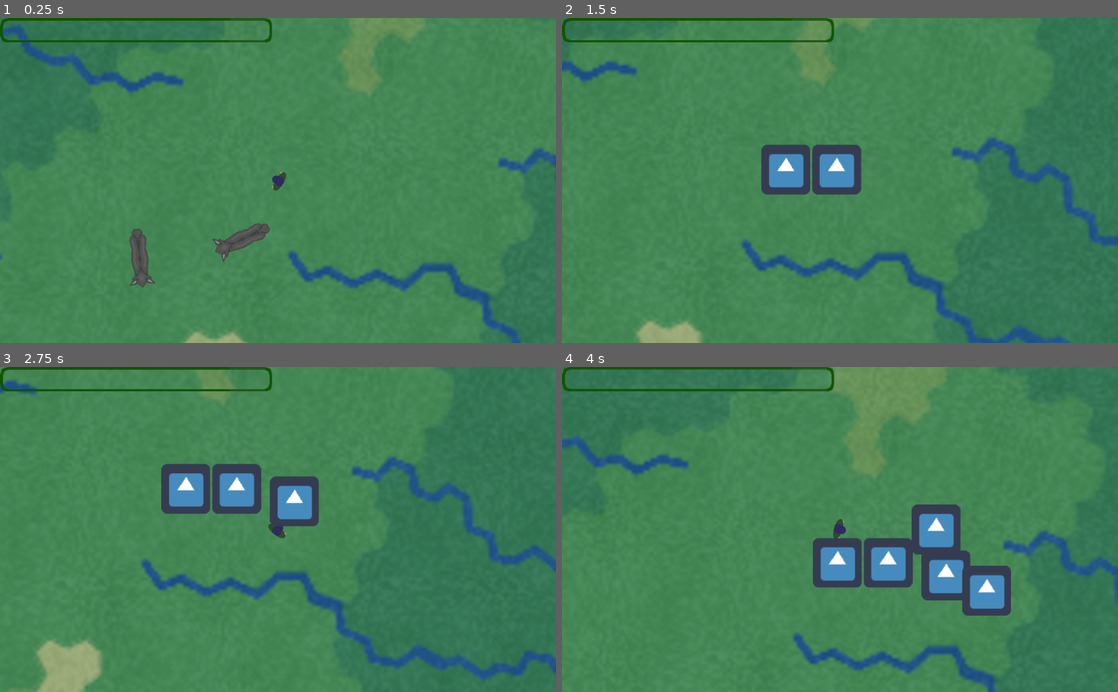
Above: before the commit, frames 1-4 (two rows, left to right).
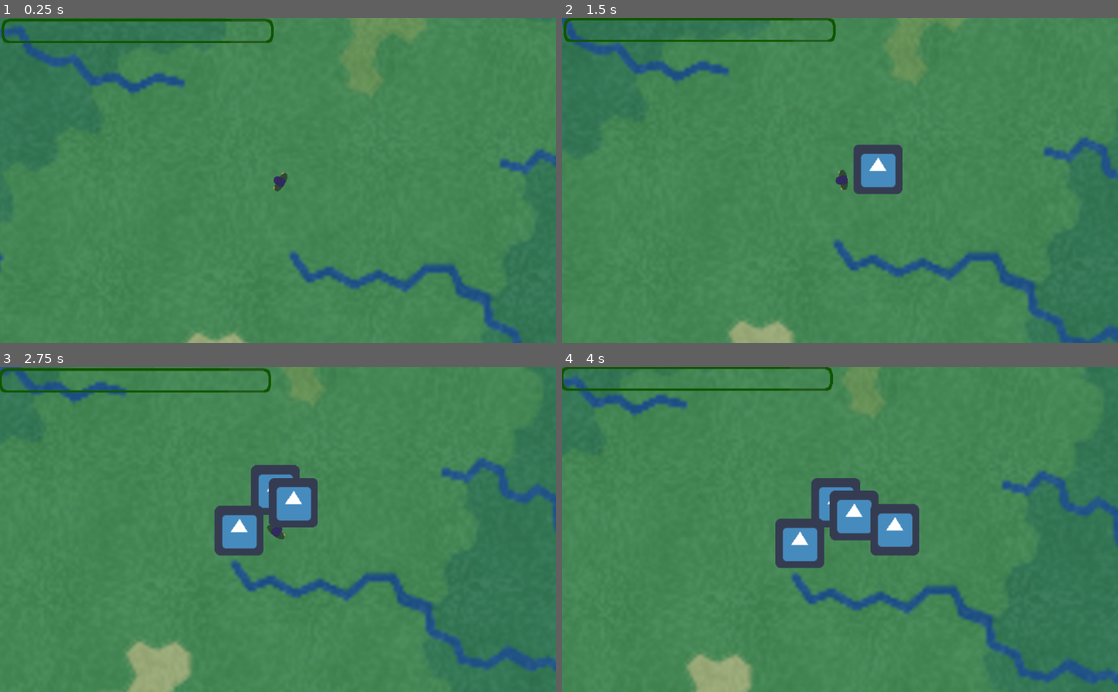
Above: after the commit, the same moments.

Repository: 32BitFlame/capstone-2019
Game: Godot game, scene res://TestRoom.tscn
Two runs of this game, one before a commit and one after it. Both use one fixed random seed, a clock stepped at 60 frames per second and the inputs below. The engine's default icon, where the game draws it, is replaced by a stand-in: a white triangle on a blue panel in a dark square.
Inputs (mouse positions are in pixels of both pictures, inside the frame that each line leads up to):
- Up to frame 1 (0.25 s): no input
- Up to frame 2 (1.5 s): tap Enter (ui_accept) at 0.5, 0.77 s; move the mouse to (962, 164) at 0.52 s; hold D (ui_right) 0.53-1.28 s; hold Shift (sprint) 0.53-1.28 s; move the mouse to (728, 196) at 1.27 s; hold S (ui_down) from 1.28 s (still down); click (728, 196) at 1.35 s
- Up to frame 3 (2.75 s): tap Enter (ui_accept) at 1.52 s; tap Shift (sprint) at 1.55, 2.3 s; move the mouse to (333, 458) at 2.02 s; release S (ui_down) at 2.03 s; hold D (ui_right) from 2.03 s (still down); hold E (get_weapon) from 2.03 s (still down)
- Up to frame 4 (4 s): move the mouse to (812, 594) at 2.77 s; release D (ui_right) at 2.78 s; release E (get_weapon) at 2.78 s; hold W (ui_up) 2.78-3.53 s; right-click (812, 594) at 2.85 s; tap Enter (ui_accept) at 3.02, 3.77 s; tap Shift (sprint) at 3.05 s; move the mouse to (1006, 578) at 3.52 s; hold A (ui_left) from 3.53 s (still down); hold Shift (sprint) from 3.53 s (still down)

The runs differ from the first frame. In frame 1, 1.6% of the frame differs, in the area x 0-96%, y 0-100%; in frame 2, 15%; in frame 3, 17%; in frame 4, 20%, in the area x 0-100%, y 0-100%.

Commit message:
wefdwef
wefwefe

Diff:
--- a/Enemy_Spawn.gd
+++ b/Enemy_Spawn.gd
@@ -21,55 +21,43 @@
 onready var Enemy_Ai = load("res://Test_Enemy.gd")
 
 const Wolf_Instance = preload("res://Grey_wolf.tscn")
+#const Bee_Instance = preload("res://Basic_Bee.tscn")
 
 # Called when the node enters the scene tree for the first time.
 func _ready():
 	pass # Replace with function body.
 
 func Enemy_Selection():
-	Random_Int = rand_range(0, 1)
-	Random_Int = round(Random_Int)
-	if Random_Int == 0:
+	Random_Int = rand_range(0, 2)
+	if Random_Int < 1:
 		Selected_Enemy = "Grey Wolf"
 		EN = 0
-	elif Random_Int == 1:
+	if Random_Int < 2 && Random_Int > 1:
 		Selected_Enemy = "Bee"
 		EN = 1
 
-func Enemy_Info():
-	if EN == 0:
-		Spawn_Number = 10
-		Spawn_Variance_X = 10
-		Spawn_Variance_Y = 10
-	elif EN == 1:
-		Spawn_Number = 3
-		Spawn_Variance_X = 30
-		Spawn_Variance_Y = 30
-
 func Spawn_Enemy(): #This function is suppose to create a new enemy.
+	var X_Spawn = rand_range(-2400, 1560)
+	var Y_Spawn = rand_range(-2480, 1960)
+	var X_Y_Pos = Vector2(X_Spawn, Y_Spawn)
 	if EN == 0:
 		for i in range(3):
 			var Grab_Instance = Wolf_Instance.instance()
 			self.add_child(Grab_Instance)
-
-		#var New_Grey_Wolf = KinematicBody2D.new()
-		#New_Grey_Wolf.set_script(Enemy_Ai)
-		#New_Grey_Wolf.Lower_DC_CD_Range = 100 #None of these var assigns are working.
-		#New_Grey_Wolf.Upper_DC_CD_Range = 200
-		#New_Grey_Wolf.Walk_Speed = 300
-		#var My_Sprite = Sprite.New()
-		#My_Sprite.Texture = Grey_Wolf
-		#New_Grey_Wolf.add_child(My_Sprite)
-	if EN == 1:
-		pass
+			Grab_Instance.set_global_position(X_Y_Pos)
+	#if EN == 1:
+		#for i in range(10):
+			#var Grab_Instance = Bee_Instance.instance()
+			#self.add_child(Grab_Instance)
+			#Grab_Instance.set_global_position(X_Y_Pos)
 
 func _process(delta):
 	if Cooldown == 0:
 		if Selected_Enemy == "":
 			Enemy_Selection()
-		Enemy_Info()
 		Spawn_Enemy()
 		Selected_Enemy == ""
-		Cooldown = 1000
+		Cooldown = 100
 	else:
 		Cooldown = Cooldown - 1
+	Selected_Enemy = ""
--- a/Grey_wolf.tscn
+++ b/Grey_wolf.tscn
@@ -1,20 +1,30 @@
-[gd_scene load_steps=5 format=2]
+[gd_scene load_steps=7 format=2]
 
 [ext_resource path="res://Test_Enemy.gd" type="Script" id=1]
 [ext_resource path="res://sprites/enemies/wolves/Grey_Wolf.png" type="Texture" id=2]
+[ext_resource path="res://Untitled.png" type="Texture" id=3]
 
-[sub_resource type="CircleShape2D" id=1]
-radius = 600.0
-
-[sub_resource type="CapsuleShape2D" id=2]
+[sub_resource type="CapsuleShape2D" id=1]
 radius = 20.0002
 height = 74.7756
 
-[node name="KinematicBody2D" type="KinematicBody2D"]
+[sub_resource type="CircleShape2D" id=2]
+radius = 600.0
+
+[sub_resource type="ConvexPolygonShape2D" id=3]
+
+[node name="Grey_Wolf" type="KinematicBody2D"]
 script = ExtResource( 1 )
 Walk_Speed = 300
 Lower_DC_CD_Range = 100
 Upper_DC_CD_Range = 200
+Attack_Dmg = 10
+Attack_Spd = 15
+Hit_Points = 100
+
+[node name="CollisionShape2D" type="CollisionShape2D" parent="."]
+rotation = 1.5708
+shape = SubResource( 1 )
 
 [node name="Sprite" type="Sprite" parent="."]
 rotation = 1.5708
@@ -24,8 +34,23 @@
 rotation = -1.5708
 
 [node name="CollisionShape2D" type="CollisionShape2D" parent="Sprite/Area2D"]
-shape = SubResource( 1 )
+shape = SubResource( 2 )
 
-[node name="CollisionShape2D" type="CollisionShape2D" parent="."]
+[node name="Area2D2" type="Area2D" parent="Sprite"]
+
+[node name="CollisionShape2D" type="CollisionShape2D" parent="Sprite/Area2D2"]
+position = Vector2( 0, -49 )
+rotation = 3.14159
+scale = Vector2( 2.5, 5 )
+shape = SubResource( 3 )
+
+[node name="Sprite2" type="Sprite" parent="."]
+visible = false
+position = Vector2( -1.99998, -5.00001 )
 rotation = 1.5708
-shape = SubResource( 2 )
+scale = Vector2( 0.68, 0.68 )
+texture = ExtResource( 3 )
+[connection signal="body_shape_entered" from="Sprite/Area2D" to="." method="_on_Area2D_body_shape_entered"]
+[connection signal="body_shape_exited" from="Sprite/Area2D" to="." method="_on_Area2D_body_shape_exited"]
+[connection signal="body_shape_entered" from="Sprite/Area2D2" to="." method="_on_Area2D2_body_shape_entered"]
+[connection signal="body_shape_exited" from="Sprite/Area2D2" to="." method="_on_Area2D2_body_shape_exited"]
--- a/TestRoom.tscn
+++ b/TestRoom.tscn
@@ -1,45 +1,24 @@
+[gd_scene load_steps=7 format=2]
 
-[gd_scene load_steps=9 format=2]
-
-[ext_resource path="res://Map.tscn" type="PackedScene" id=1]
-[ext_resource path="res://override_canvas_layer.gd" type="Script" id=2]
-[ext_resource path="res://objects/NetController.tscn" type="PackedScene" id=3]
-[ext_resource path="res://Test_Enemy.tscn" type="PackedScene" id=4]
-[ext_resource path="res://Test_Enemy.gd" type="Script" id=5]
-[ext_resource path="res://objects/player.tscn" type="PackedScene" id=6]
-[ext_resource path="res://plr_gui.tscn" type="PackedScene" id=7]
-[ext_resource path="res://Enemy_Spawn.gd" type="Script" id=8]
-
+[ext_resource path="res://Enemy_Spawn.gd" type="Script" id=1]
+[ext_resource path="res://objects/NetController.tscn" type="PackedScene" id=2]
+[ext_resource path="res://Map.tscn" type="PackedScene" id=3]
+[ext_resource path="res://override_canvas_layer.gd" type="Script" id=4]
+[ext_resource path="res://objects/player.tscn" type="PackedScene" id=5]
+[ext_resource path="res://plr_gui.tscn" type="PackedScene" id=6]
 
 [node name="TestRoom" type="Node2D"]
+script = ExtResource( 1 )
 
-[node name="StaticBody2D" parent="." instance=ExtResource( 1 )]
-script = ExtResource( 2 )
-
-[node name="HTTPRequest" parent="." instance=ExtResource( 3 )]
+[node name="HTTPRequest" parent="." instance=ExtResource( 2 )]
 max_redirects = -1
 net_iter_max = 200
 
+[node name="StaticBody2D" parent="." instance=ExtResource( 3 )]
+script = ExtResource( 4 )
 
-[node name="Test_Wolf" parent="." instance=ExtResource( 4 )]
-position = Vector2( 1323.91, -1609.77 )
-script = ExtResource( 5 )
-Walk_Speed = 300
-Lower_DC_CD_Range = 100
-Upper_DC_CD_Range = 200
-
-[node name="Test_Wolf2" parent="." instance=ExtResource( 4 )]
-position = Vector2( 1060.17, -1617.64 )
-script = ExtResource( 5 )
-Walk_Speed = 300
-Lower_DC_CD_Range = 100
-Upper_DC_CD_Range = 200
-
-[node name="Player" parent="." instance=ExtResource( 6 )]
-
+[node name="Player" parent="." instance=ExtResource( 5 )]
 position = Vector2( 1322.51, -1686.91 )
-walk_speed = 200.0
-sprint_speed = 400.0
 tired_speed = 100.0
 sprint_timer = 125
 sprint_timer_diff = 5
@@ -49,9 +28,10 @@
 max_weapons = 1
 
 [node name="Camera2D" type="Camera2D" parent="Player"]
+position = Vector2( 0, -2.89355 )
 current = true
 drag_margin_h_enabled = false
 drag_margin_v_enabled = false
 
-[node name="MarginContainer" parent="." instance=ExtResource( 7 )]
+[node name="MarginContainer" parent="." instance=ExtResource( 6 )]
 [connection signal="request_completed" from="HTTPRequest" to="HTTPRequest" method="_on_HTTPRequest_request_completed"]
--- a/Test_Enemy.gd
+++ b/Test_Enemy.gd
@@ -16,26 +16,60 @@
 var V_Normalized = Vector2()
 var Direction_Change_CD = 0
 
+var Player_Location = Vector2()
+var Player
+
 var Colliding = false
+var Player_Detect = false
 
-export(NodePath) var pathToPlayer
+var SpriteNode
+
+func _ready():
+	Player = get_parent().get_node("Player")
+	SpriteNode = get_node("Sprite")
 
 #Enemy AI
 func _physics_process(delta):
 	#Determines how enemy will act in current situation.
+	if Player_Detect == true:
+		var Current_Rotation = self.rotation
+		Player = self.get_parent().get_node("Player")
+		Player_Location = Vector2()
+		Player_Location = Player.get_position()
+		self.look_at(Player_Location)
+		Current_Rotation = self.rotation
 
-	if !Colliding:
+		Volacity = Vector2()
+		Volacity = Vector2(Walk_Speed, 0).rotated(Current_Rotation)
+	elif !Colliding && Player_Detect == false:
 		if Direction_Change_CD == 0:
 			rotation = rand_range(0, 360)
 			Direction_Change_CD = int(rand_range(Lower_DC_CD_Range, Upper_DC_CD_Range))
 
 		Volacity = Vector2()
-
 		Volacity = Vector2(Walk_Speed, 0).rotated(rotation)
 
 		Direction_Change_CD -= 1
-	else:
+	elif Colliding:
 		rotation += rand_range(90, 270)
 		Direction_Change_CD = int(rand_range(Lower_DC_CD_Range, Upper_DC_CD_Range))
 
 	Colliding = move_and_collide(Volacity * delta)
+
+func _on_Area2D_body_shape_entered(body_id, body, body_shape, area_shape):
+	var strBody = str(body)
+	var strBody_id = str(body_id)
+	var strBody_shape = str(body_shape)
+	var strArea_shape = str(area_shape)
+	if strBody == "[KinematicBody2D:1238]":
+		Player_Detect = true
+		print(body)
+		print(strBody_id)
+		print(strBody_shape)
+		print(strArea_shape)
+
+func _on_Area2D_body_shape_exited(body_id, body, body_shape, area_shape):
+	var strBody = str(body)
+	if strBody == "[KinematicBody2D:1238]":
+		print(body)
+		Player_Detect = false
Binary file added: Untitled.png
Not shown, added: Untitled.png.import
